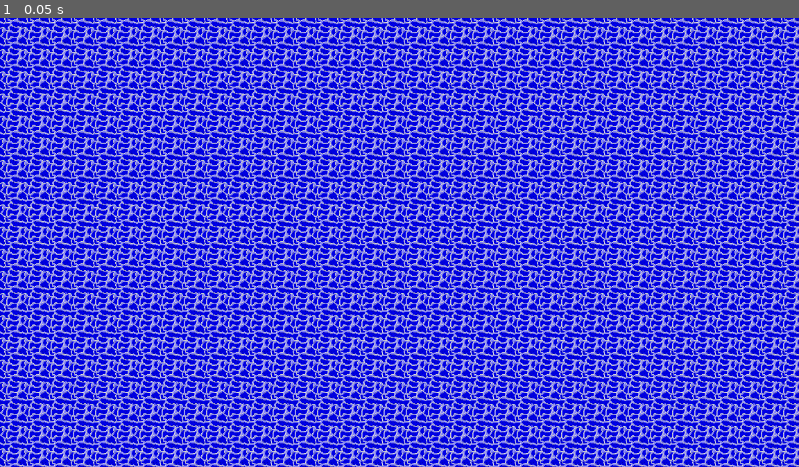
Above: before the commit, frame 1.
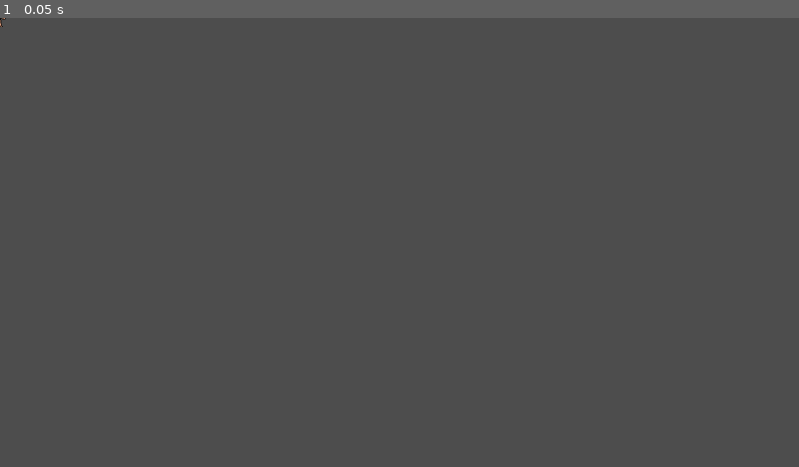
Above: after the commit, the same moment.

Repository: nadia-nh/rc-survivors-game
Game: Godot game, scene res://scenes/main.tscn
The game is run twice, just before and just after one commit, with the same random seed, the same clock (stepped at 60 frames per second) and the same inputs.
Inputs:
- Up to frame 1 (0.05 s): no input

The runs differ from the first frame. In frame 1, 100% of the frame differs, in the area x 0-100%, y 0-100%.

Commit message:
Add player node

Diff:
--- a/scenes/main.tscn
+++ b/scenes/main.tscn
@@ -10333,10 +10333,24 @@
 tile_size = Vector2i(32, 32)
 sources/0 = SubResource("TileSetAtlasSource_o5qli")
 
+[sub_resource type="CapsuleShape2D" id="CapsuleShape2D_o5qli"]
+
 [node name="Main" type="Node2D"]
 
 [node name="TileMapLayer" type="TileMapLayer" parent="."]
+visible = false
 tile_map_data = PackedByteArray("AAAAAAAAAAAbABMAAAAAAAEAAAAbABMAAAAAAAIAAAAbABMAAAAAAAMAAAAbABMAAAAAAAQAAAAbABMAAAAAAA …(46000 unchanged characters)…
 tile_set = SubResource("TileSet_0wfyh")
 rendering_quadrant_size = 32
 physics_quadrant_size = 32
+
+[node name="Player" type="CharacterBody2D" parent="."]
+
+[node name="Sprite2D" type="Sprite2D" parent="Player"]
+texture = ExtResource("1_o5qli")
+region_enabled = true
+region_rect = Rect2(676, 995, 29, 27)
+
+[node name="CollisionShape2D" type="CollisionShape2D" parent="Player"]
+position = Vector2(-2, 1)
+shape = SubResource("CapsuleShape2D_o5qli")
Not shown: 1 places in scenes/main.tscn that only renumber resources
